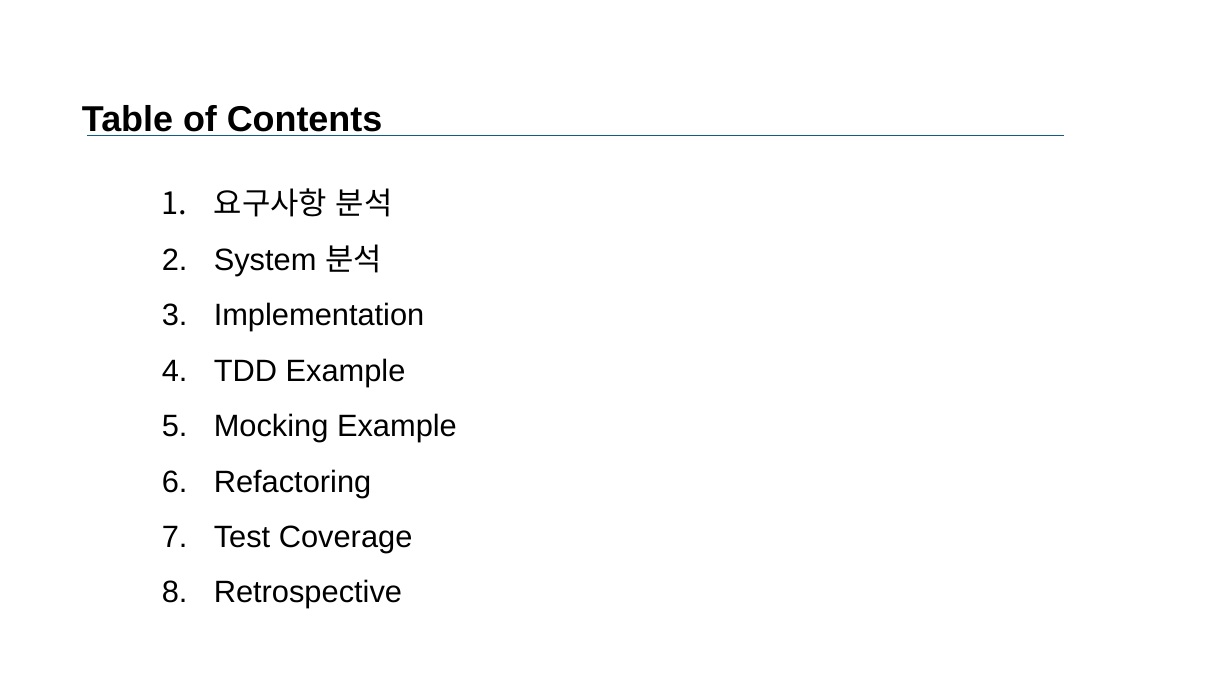
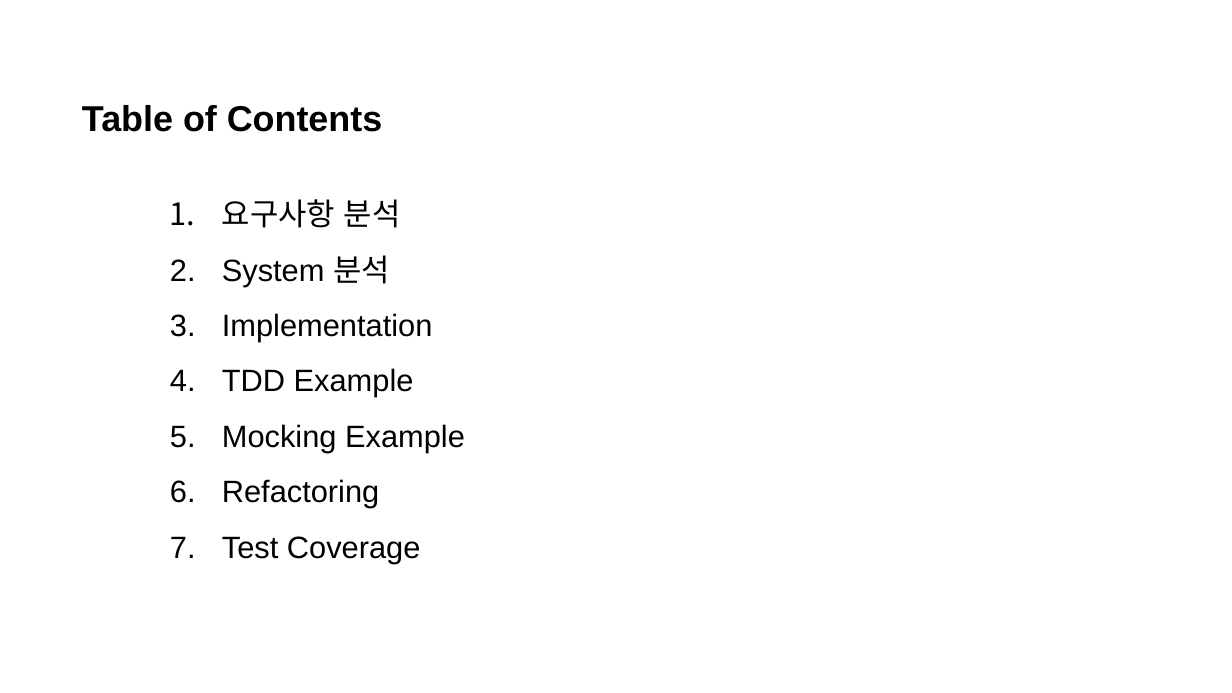
Before and after one commit to Hyominii/ssd, a slide deck: slide 2 of SSD_B_BestReviewer.pptx. Drawn at 1232x693 pixels with LibreOffice and Linux fonts; fonts in the diff are those of the drawing. Boxes give left, top, right and bottom in pixels: in the first picture for what was removed or moved away, otherwise in the second. Text is boxed around its words. In the diff, an @@ line names an element or a change of style, - is before the commit and + after.

```diff
--- a/SSD_B_BestReviewer.pptx
+++ b/SSD_B_BestReviewer.pptx
@@ line removed from (87, 136) to (1064, 136) @@
@@ text "요구사항 분석": place and size @@
-text "요구사항 분석" at (214,188,457,608)
+text "요구사항 분석" at (222,199,465,563)
@@ text at (214,579,402,608): paragraph removed @@
-      8. Retrospective
```
Also in this commit, not shown: 7 other slides changed, 1 slide added.
